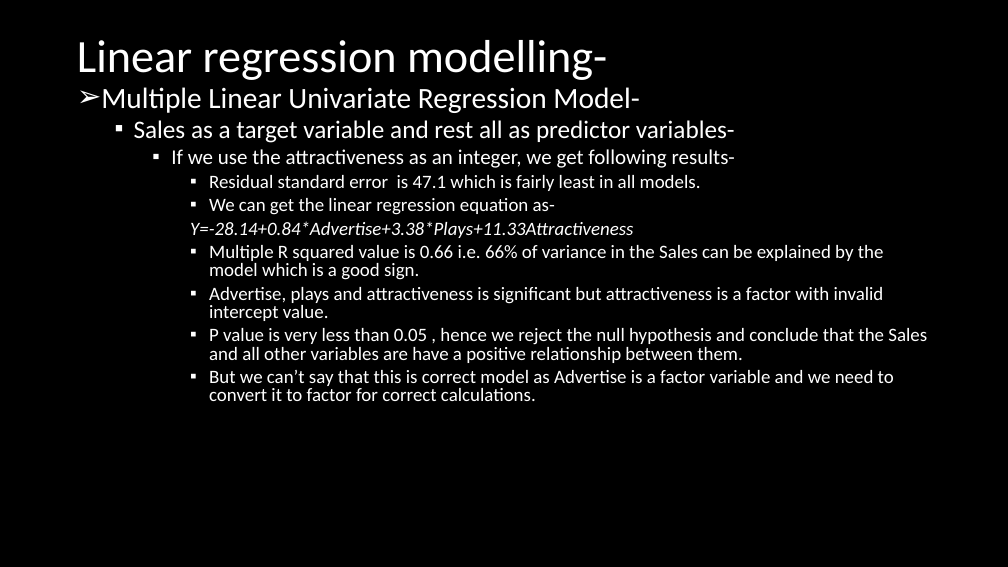
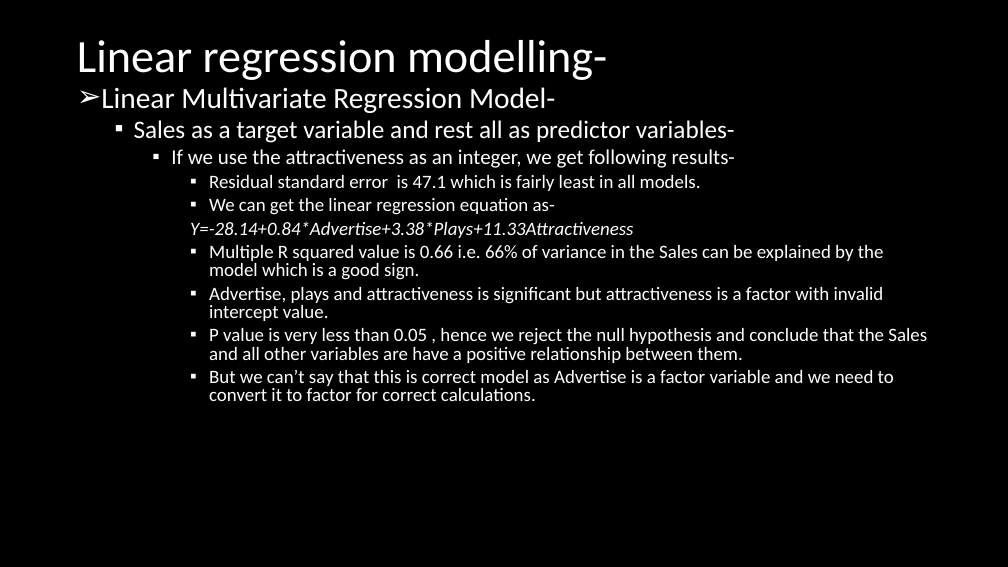
Before and after one commit to rahldeshpande/Final-Project-Linear-modelling, a slide deck: slide 11 of Linear Regression Model.pptx. Drawn at 1008x567 pixels with LibreOffice and Linux fonts; fonts in the diff are those of the drawing. Boxes give left, top, right and bottom in pixels: in the first picture for what was removed or moved away, otherwise in the second. Text is boxed around its words. In the diff, an @@ line names an element or a change of style, - is before the commit and + after.

```diff
--- a/Linear Regression Model.pptx
+++ b/Linear Regression Model.pptx
@@ text at (x1=101, y1=87, x2=555, y2=113): text changed @@
-➢ Multiple Linear Univariate Regression Model-
+➢ Linear Multivariate Regression Model-
```
Also in this commit, not shown: 2 other slides changed.
